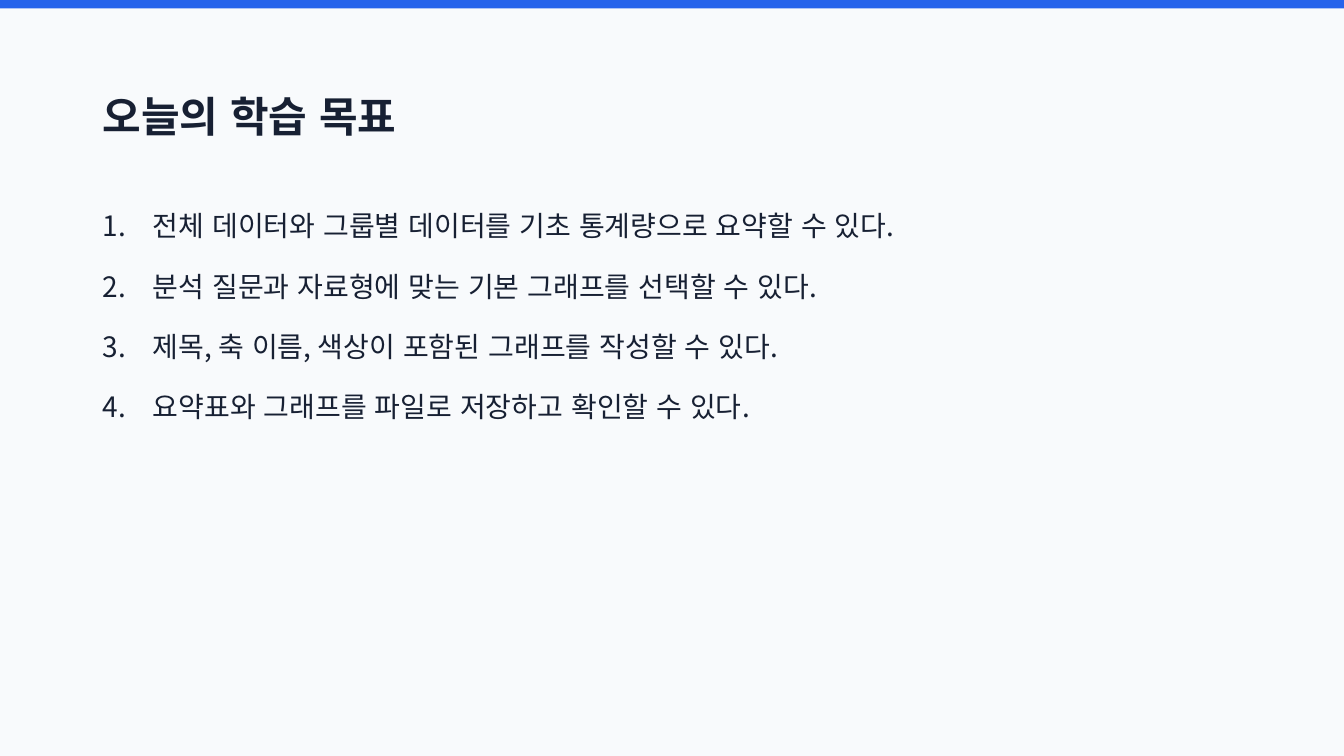
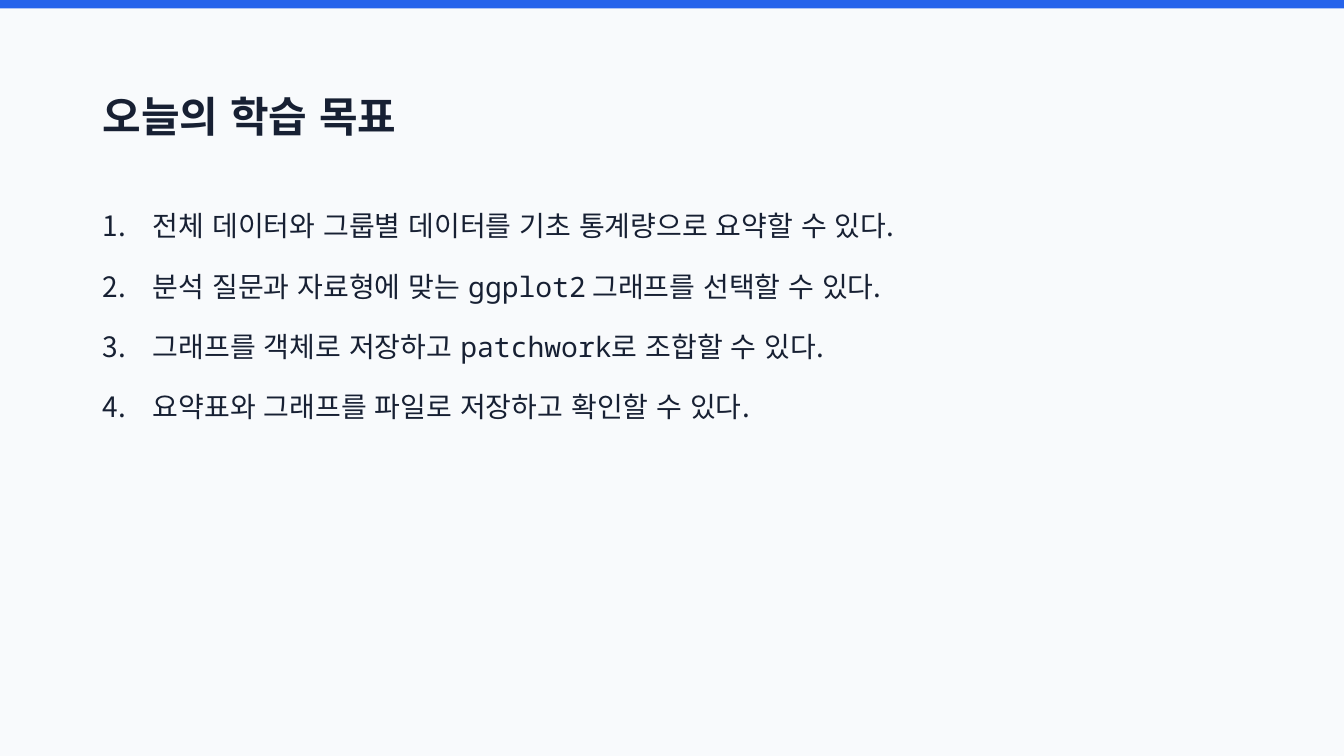
Before and after one commit to joonion/r-programming-basic, a slide deck: slide 2 of slides/10_summaries_and_visualization.pptx. Drawn at 1344x756 pixels with LibreOffice and Linux fonts; fonts in the diff are those of the drawing. Boxes give left, top, right and bottom in pixels: in the first picture for what was removed or moved away, otherwise in the second. Text is boxed around its words. In the diff, an @@ line names an element or a change of style, - is before the commit and + after.

```diff
--- a/slides/10_summaries_and_visualization.pptx
+++ b/slides/10_summaries_and_visualization.pptx
@@ text at box(153, 273, 882, 364): text changed @@
-2. 분석 질문과 자료형에 맞는 기본 그래프를 선택할 수 있다.
-3. 제목, 축 이름, 색상이 포함된 그래프를 작성할 수 있다.
+2. 분석 질문과 자료형에 맞는 ggplot2 그래프를 선택할 수 있다.
+3. 그래프를 객체로 저장하고 patchwork로 조합할 수 있다.
```
Also in this commit, not shown: 2 other slides changed, 19 slides added, 59 other files.
